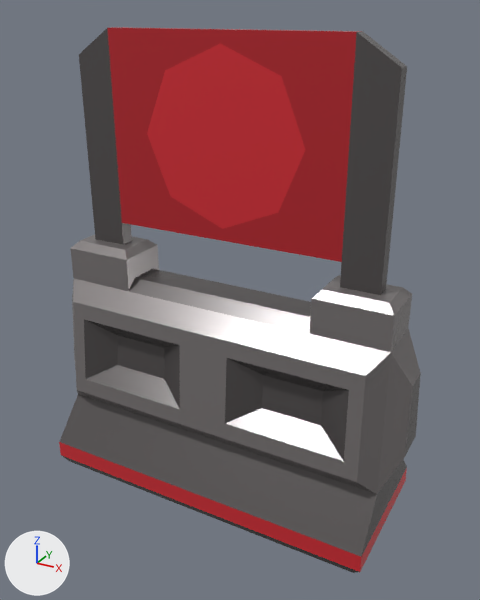
A saved change to the glTF model models/ultimate-pack/low-poly-10/m/scifi-scifi-barrier-medium-hologram.glb.
Rendered twice from a 50 mm camera at (1.73, -2.96, 2.69) aimed at (0.1, 0.0, 1.21). The lights are fixed; the arrows at lower left show +X, +Y and +Z. The picture after the commit comes second. Where no turn or scale is listed for an object, it has been applied to the vertices.

The first picture shows 'scifi-barrier-medium-hologram'.
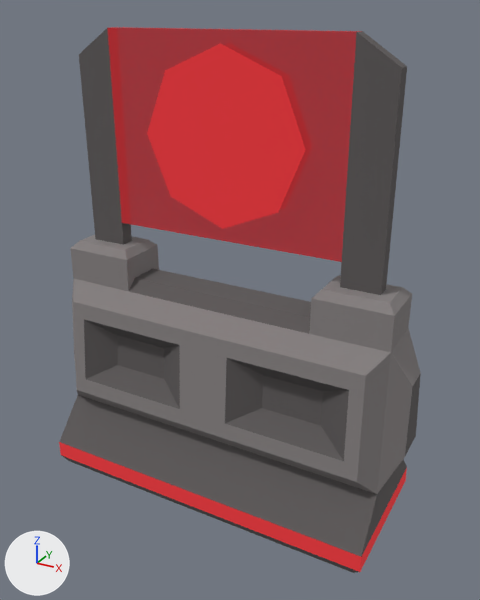
Where the change shows, as pixel boxes [x1, y1, x2, y2] in the pictures (480 x 600 px):
'scifi-barrier-medium-hologram', recoloured, surface changed: [59, 27, 420, 573] in both

What the commit changed:
In material '60 EMISSION-RED' (mat_60_emission_red), metallic goes from 0.4 to 0.0.
Material '60 EMISSION-RED' (mat_60_emission_red) changes colour from red #ee3942 to red #cf3038; in linear values from (0.855, 0.0403, 0.0544) to (0.623, 0.0293, 0.0397).
In material '60 EMISSION-RED' (mat_60_emission_red), roughness goes from 0.272 to 1.0.
In material '60 EMISSION-RED' (mat_60_emission_red), emission_strength is now set to 1.0.
In material '60 EMISSION-RED' (mat_60_emission_red), emission_color is now set to (0.223, 0.00651, 0.00651), red #821313.
In material '19 GREY-MEDIUM' (mat_19_grey_medium), metallic goes from 0.4 to 0.0.
In material '19 GREY-MEDIUM' (mat_19_grey_medium), roughness goes from 0.272 to 1.0.
In material '20 GREY' (mat_20_grey), metallic goes from 0.4 to 0.0.
In material '20 GREY' (mat_20_grey), roughness goes from 0.272 to 1.0.
In material '8 TRANSPARENT-RED' (mat_8_transparent_red), metallic goes from 0.4 to 0.0.
In material '8 TRANSPARENT-RED' (mat_8_transparent_red), roughness goes from 0.272 to 1.0.
In material '8 TRANSPARENT-RED' (mat_8_transparent_red), alpha goes from 1.0 to 0.725.
